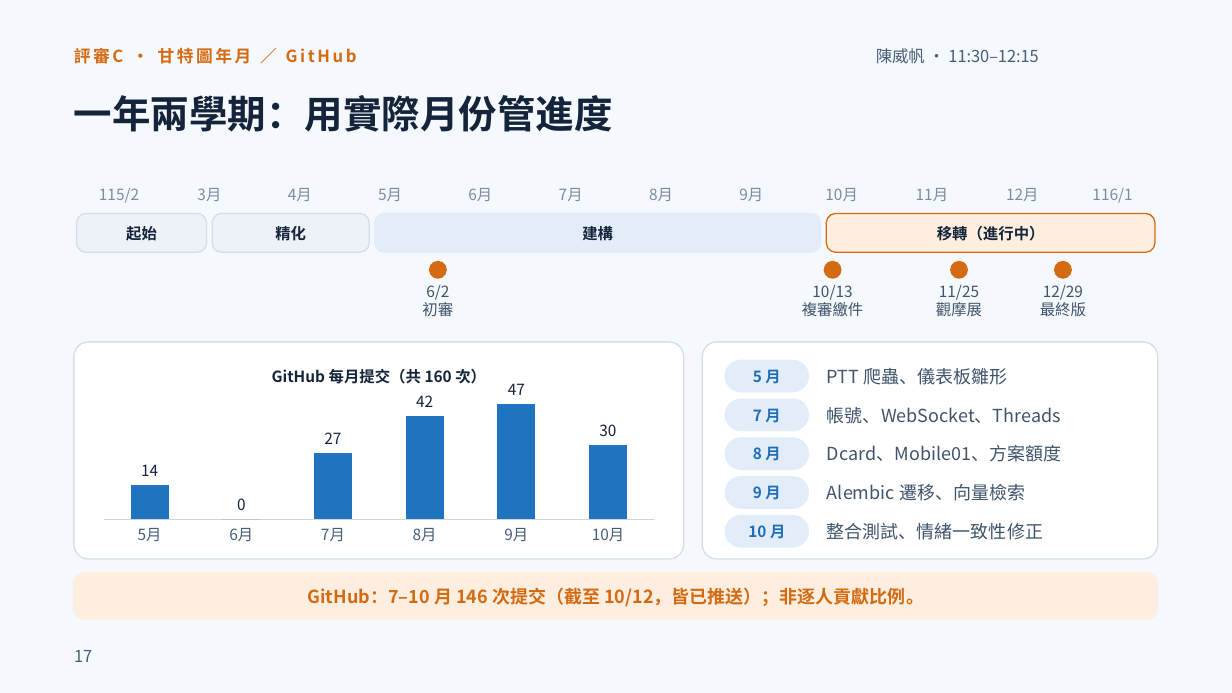
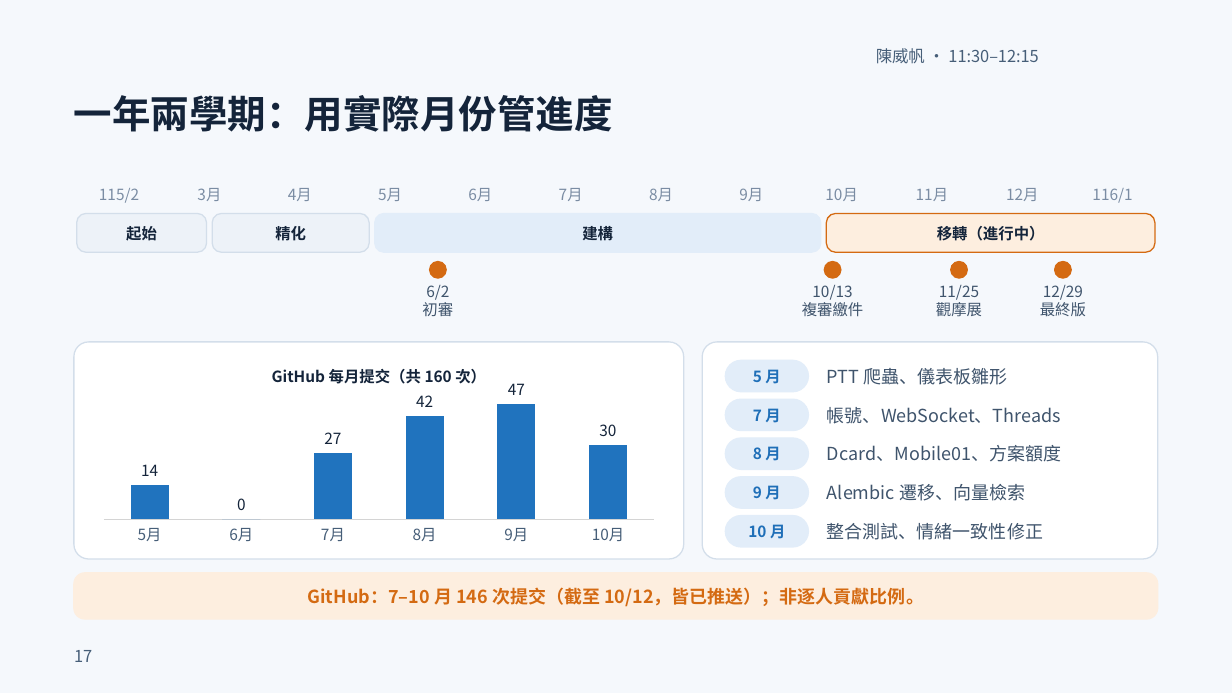
Before and after one commit to xujiaquan05/115405, a slide deck: slide 17 of output/ppt-review-20261011/final/MeBOD_複審簡報_第二輪修訂版.pptx. Drawn at 1232x693 pixels with LibreOffice and Linux fonts; fonts in the diff are those of the drawing. Boxes give left, top, right and bottom in pixels: in the first picture for what was removed or moved away, otherwise in the second. Text is boxed around its words. In the diff, an @@ line names an element or a change of style, - is before the commit and + after.

```diff
--- a/output/ppt-review-20261011/final/MeBOD_複審簡報_第二輪修訂版.pptx
+++ b/output/ppt-review-20261011/final/MeBOD_複審簡報_第二輪修訂版.pptx
@@ text removed at [74,47,252,64] @@
-評審C · 甘特圖年月 ／ GitHub
```
Also in this commit, not shown: 24 other slides changed, 5 other files.
